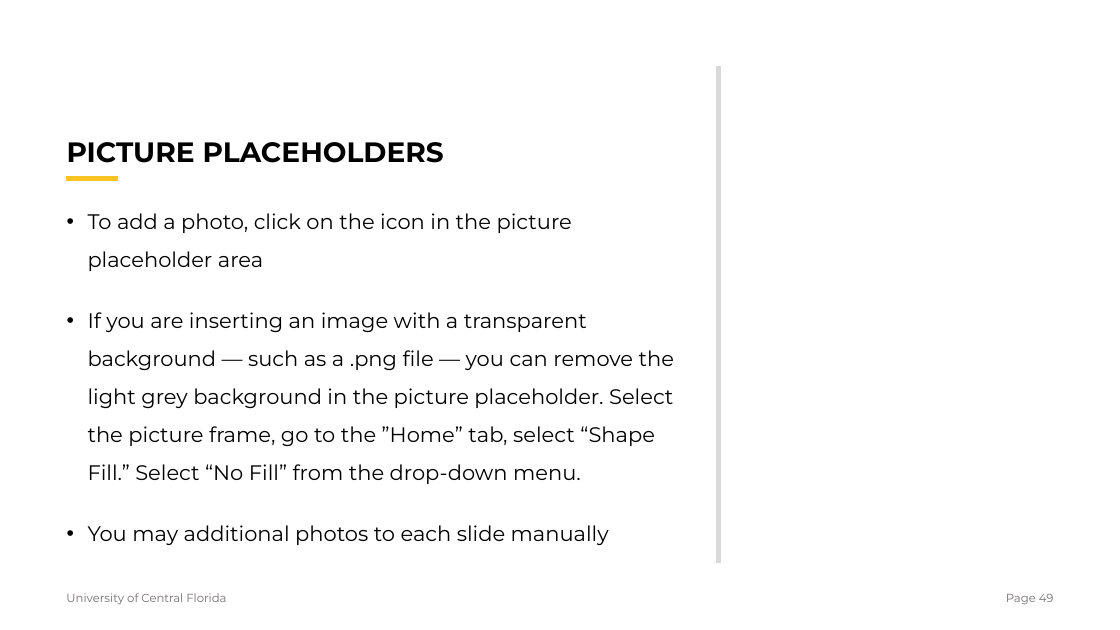
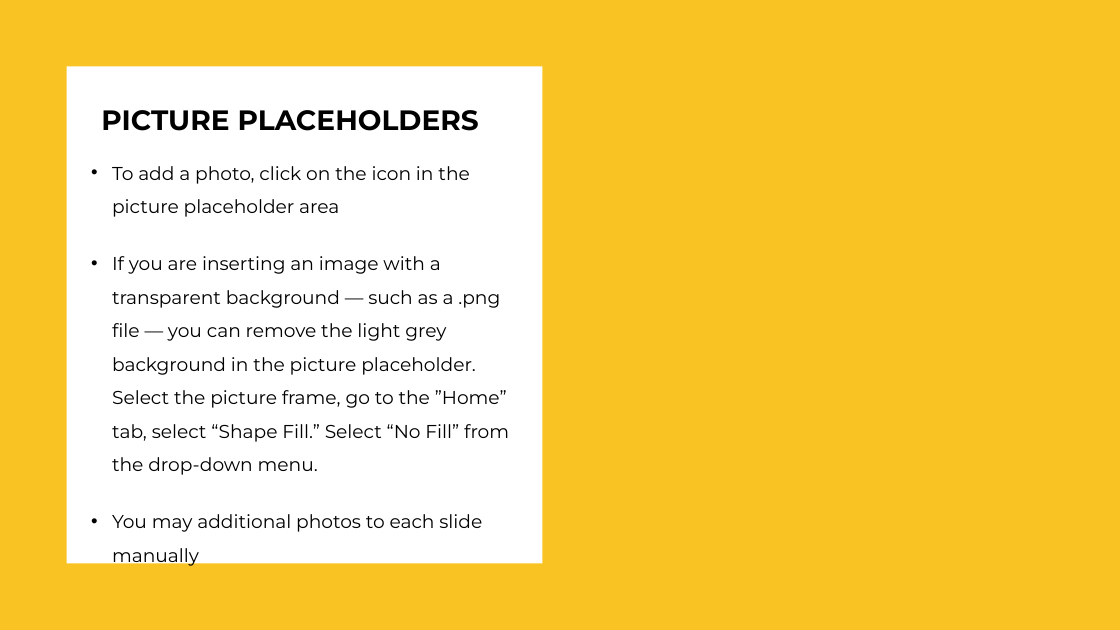
Before and after one commit to Wanyea/NeuroGaze, a slide deck: slide 53 of Research Documents/Thesis/NeuroGazeThesisDefense.pptx (slide 49 before the commit). Drawn at 1120x630 pixels with LibreOffice and Linux fonts; fonts in the diff are those of the drawing. Boxes give left, top, right and bottom in pixels: in the first picture for what was removed or moved away, otherwise in the second. Text is boxed around its words. In the diff, an @@ line names an element or a change of style, - is before the commit and + after.

```diff
--- a/Research Documents/Thesis/NeuroGazeThesisDefense.pptx
+++ b/Research Documents/Thesis/NeuroGazeThesisDefense.pptx
@@ rectangle added at (0, 0, 1120, 630), fill #F9C423 @@
@@ title "PICTURE PLACEHOLDERS": place and size @@
-title "PICTURE PLACEHOLDERS" at (67, 142, 444, 163)
+title "PICTURE PLACEHOLDERS" at (101, 110, 479, 131)
@@ rectangle added at (66, 66, 543, 564), fill #FFFFFF @@
@@ line removed from (718, 564) to (718, 66) @@
@@ line removed from (66, 179) to (118, 179) @@
@@ text "To add a photo, click ...": place and size @@
-text "To add a photo, click ..." at (88, 213, 674, 545)
+text "To add a photo, click ..." at (112, 166, 509, 532)
@@ text "To add a photo, click ..." at (112, 166, 509, 532): size 18 to 16 pt @@
@@ rectangle added at (91, 203, 180, 223), fill #FFFFFF @@
@@ text removed at (66, 593, 226, 604) @@
-University of Central Florida
@@ page number removed at (1006, 594, 1054, 605) @@
-Page 49
```
Also in this commit, not shown: 7 other slides changed, 7 slides added, 3 slides removed, 10 other files.
